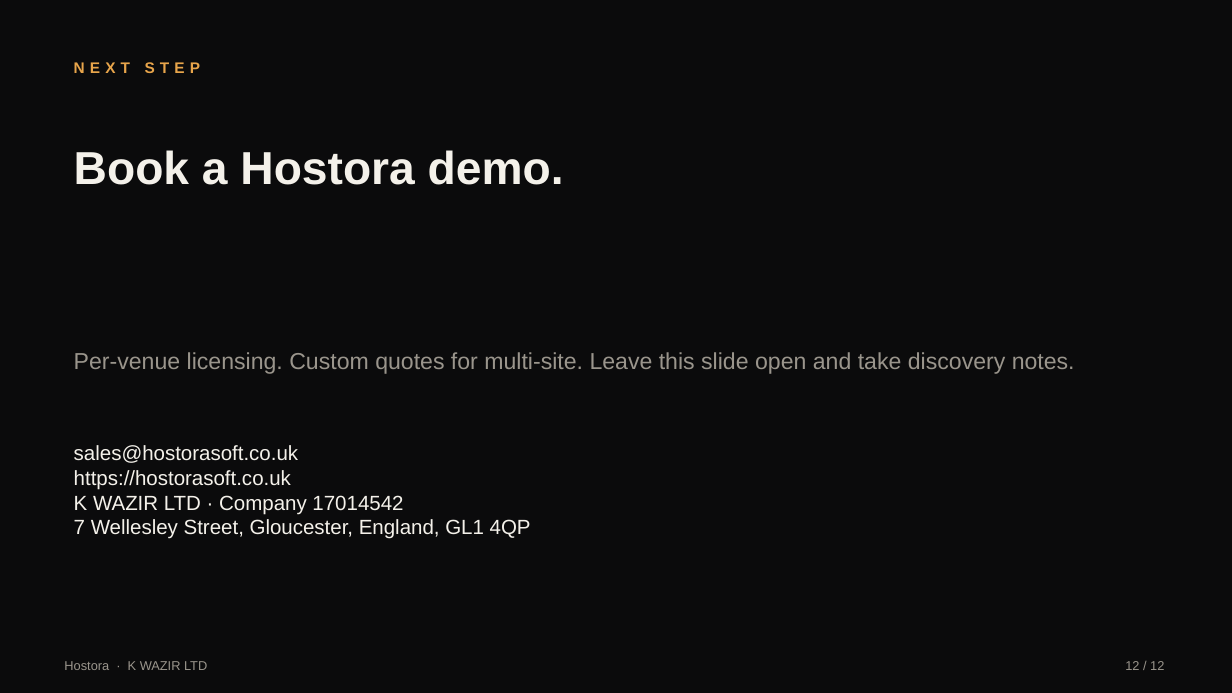
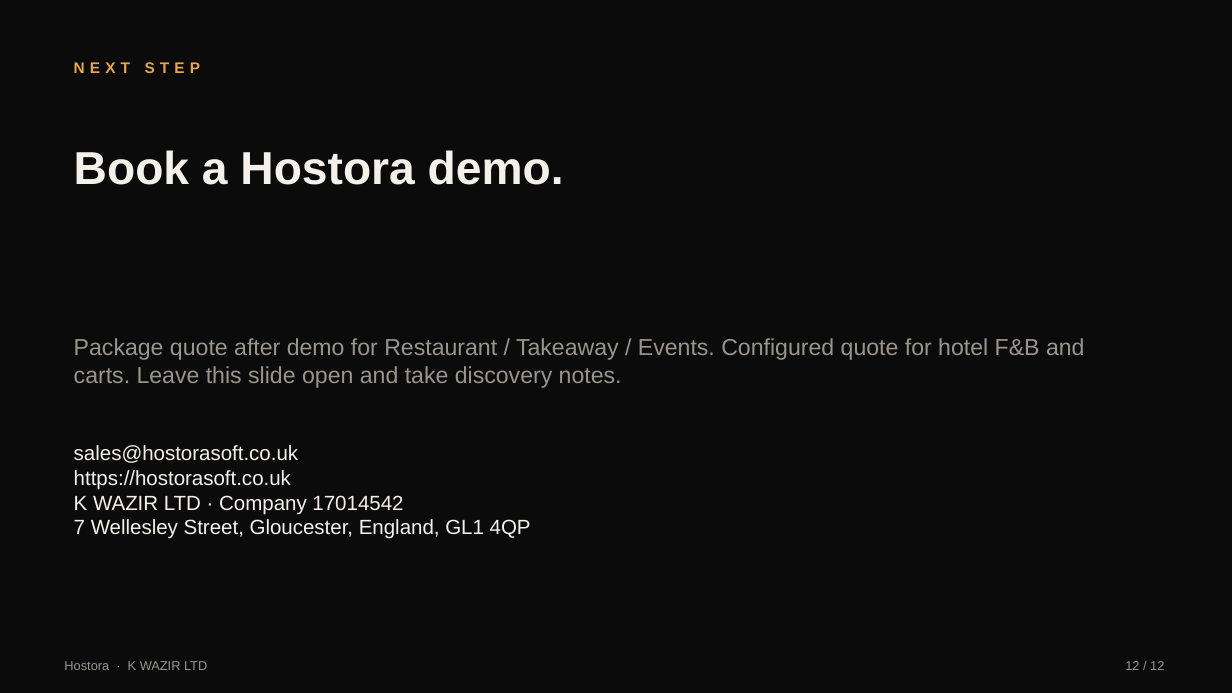
Before and after one commit to madnikhan/hostora, a slide deck: slide 12 of public/sales/Hostora-Sales-Presentation.pptx. Drawn at 1232x693 pixels with LibreOffice and Linux fonts; fonts in the diff are those of the drawing. Boxes give left, top, right and bottom in pixels: in the first picture for what was removed or moved away, otherwise in the second. Text is boxed around its words. In the diff, an @@ line names an element or a change of style, - is before the commit and + after.

```diff
--- a/public/sales/Hostora-Sales-Presentation.pptx
+++ b/public/sales/Hostora-Sales-Presentation.pptx
@@ text at (74, 338, 1085, 388): text changed @@
-Per-venue licensing. Custom quotes for multi-site. Leave this slide open and take discovery notes.
+Package quote after demo for Restaurant / Takeaway / Events. Configured quote for hotel F&B and carts. Leave this slide open and take discovery notes.
```
Also in this commit, not shown: 3 other slides changed, 19 other files.
